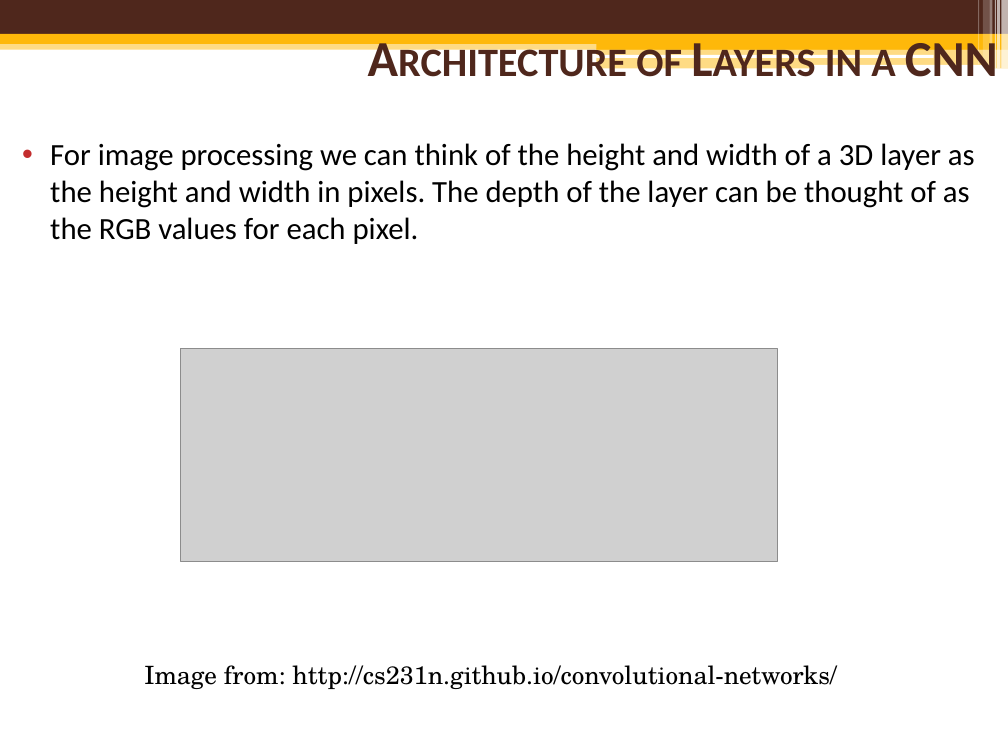
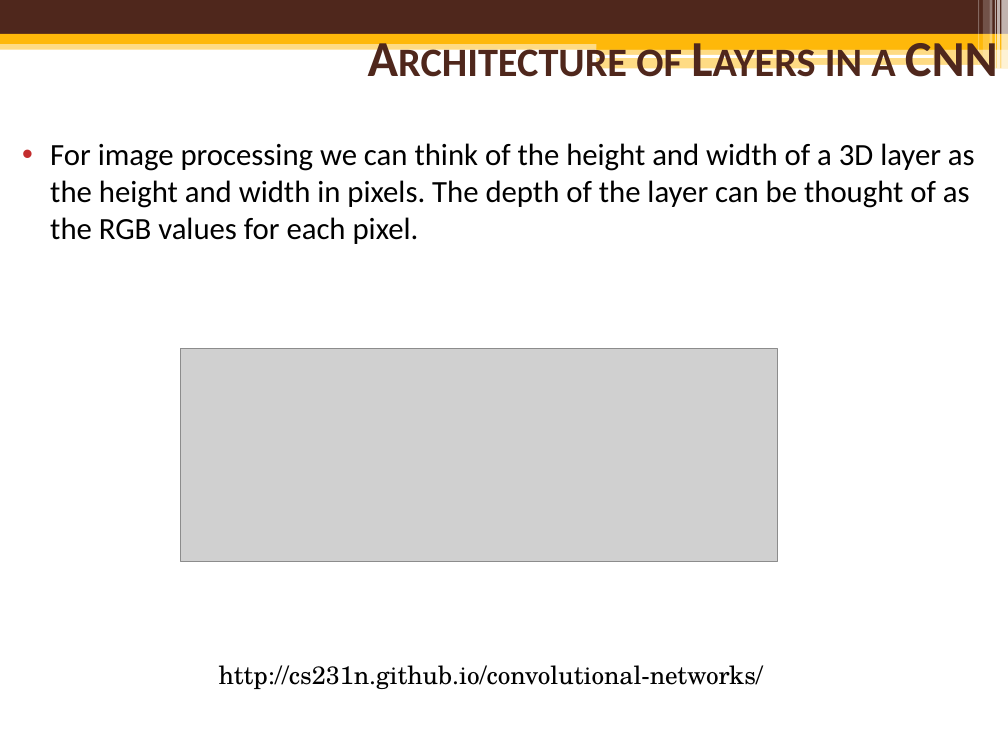
Before and after one commit to mcguires5/MachineLearning1, a slide deck: slide 8 of ConvolutionNeuralNetwork.pptx. Drawn at 1008x756 pixels with LibreOffice and Linux fonts; fonts in the diff are those of the drawing; grey boxes stand for pictures; background and template pictures are left out. Boxes give left, top, right and bottom in pixels: in the first picture for what was removed or moved away, otherwise in the second. Text is boxed around its words. In the diff, an @@ line names an element or a change of style, - is before the commit and + after.

```diff
--- a/ConvolutionNeuralNetwork.pptx
+++ b/ConvolutionNeuralNetwork.pptx
@@ text at [219,665,763,689]: text changed @@
-Image from: http://cs231n.github.io/convolutional-networks/
+http://cs231n.github.io/convolutional-networks/
```
Also in this commit, not shown: 7 other slides changed, 3 slides added, 4 slides removed.
